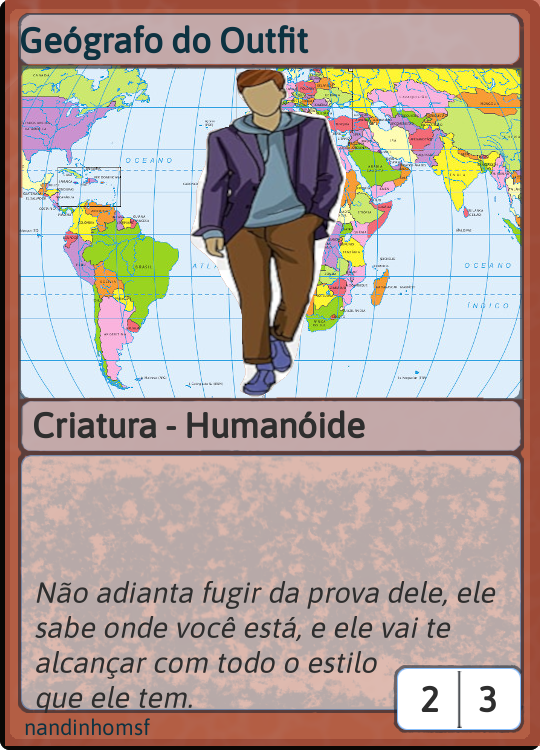
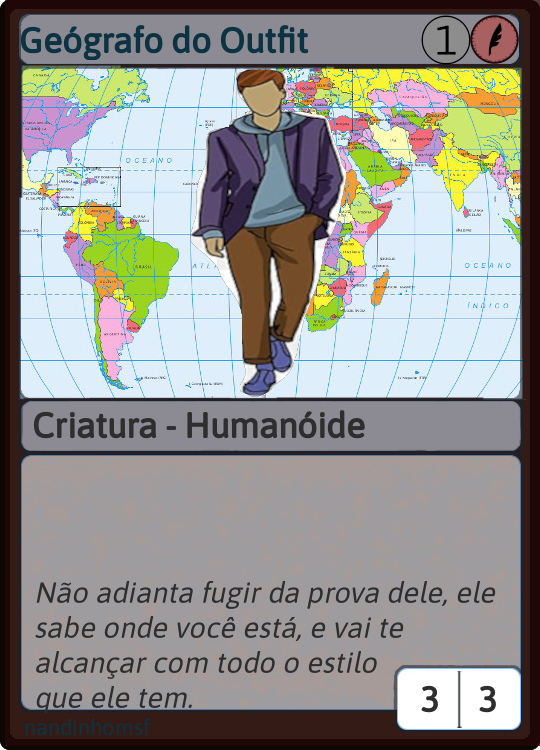
The second (540, 750) image is a revision of the first. Changes to its layers:
added layer "Camada colada #1" above "Type Text" over [421, 15, 471, 65]
painted on "Type Text" over [470, 15, 519, 64]
painted on "..." over [334, 616, 451, 638]
painted on "Damage Area" over [421, 685, 438, 713]
painted on "humane" over [5, 0, 540, 746]
